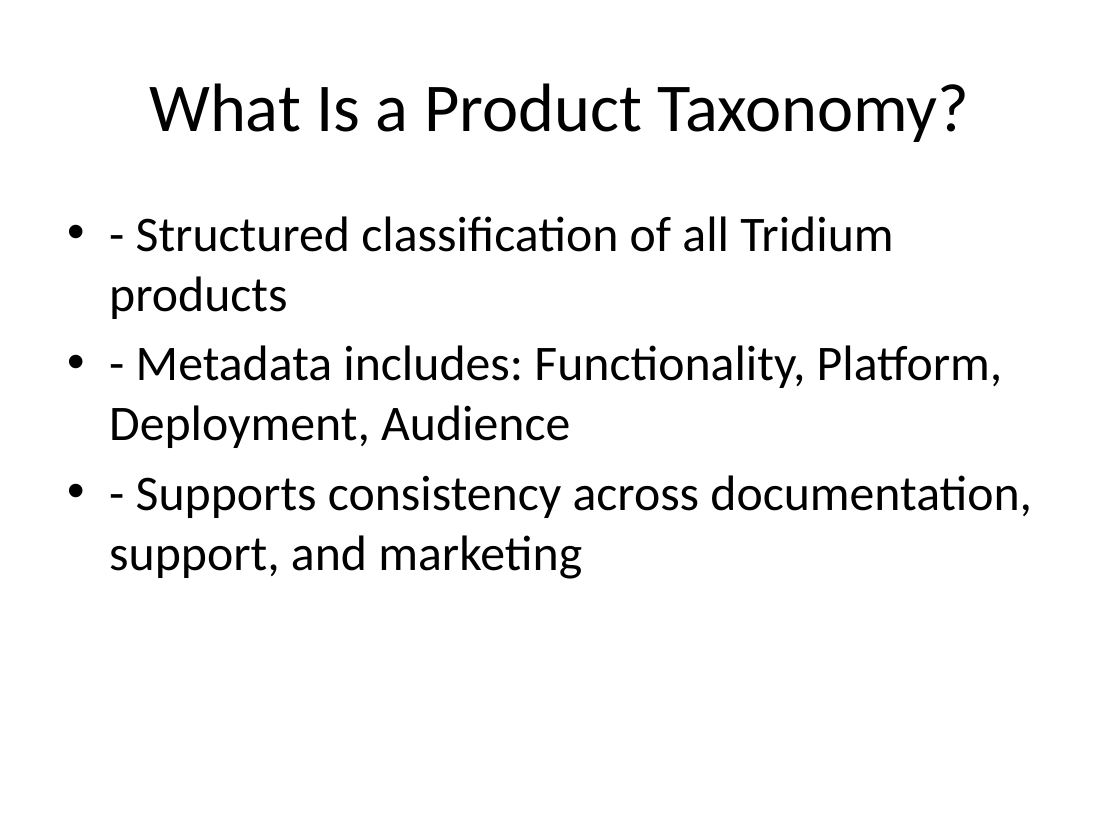
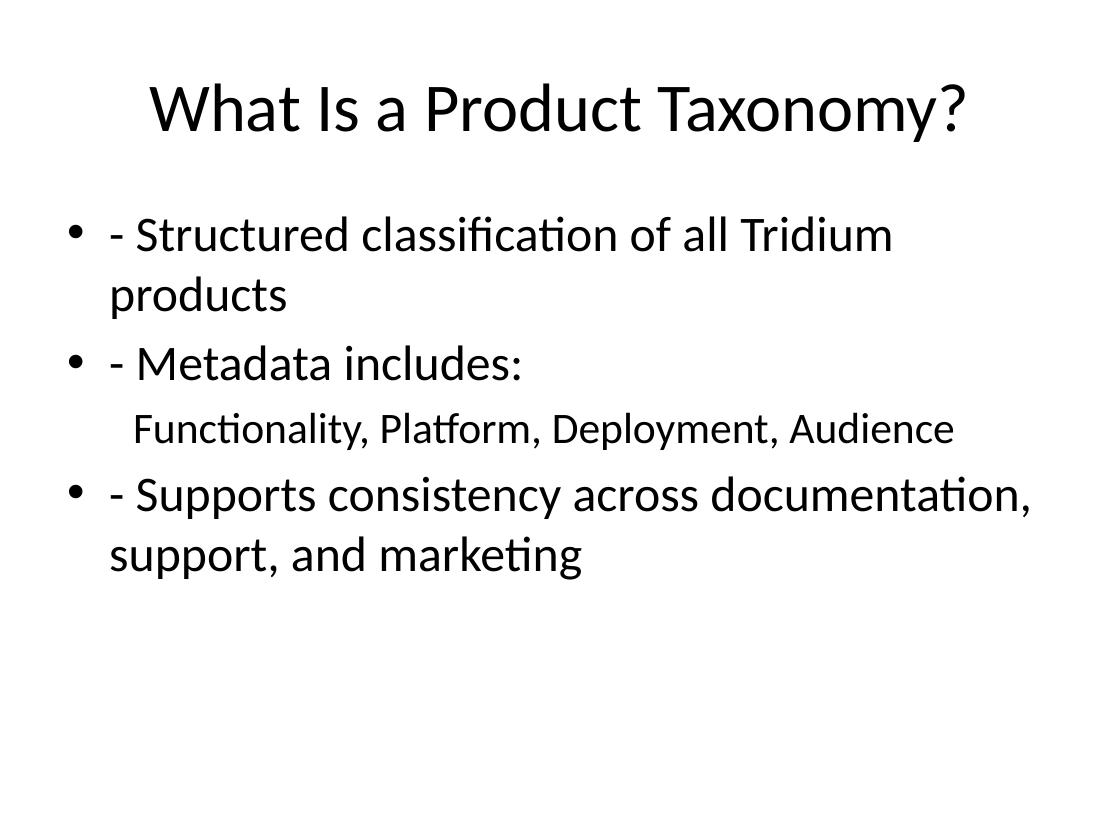
Before and after one commit to niagaradocs/dita-techdocs, a slide deck: slide 2 of Taxonomy-Niagara/Tridium_Taxonomy_Presentation_Outline.pptx. Drawn at 1120x840 pixels with LibreOffice and Linux fonts; fonts in the diff are those of the drawing. Boxes give left, top, right and bottom in pixels: in the first picture for what was removed or moved away, otherwise in the second. Text is boxed around its words. In the diff, an @@ line names an element or a change of style, - is before the commit and + after.

```diff
--- a/Taxonomy-Niagara/Tridium_Taxonomy_Presentation_Outline.pptx
+++ b/Taxonomy-Niagara/Tridium_Taxonomy_Presentation_Outline.pptx
@@ text at (133, 345, 954, 450): text changed; size 32 to 28 pt @@
-• - Metadata includes: Functionality, Platform, Deployment, Audience
+• - Metadata includes:
+  Functionality, Platform, Deployment, Audience
```
